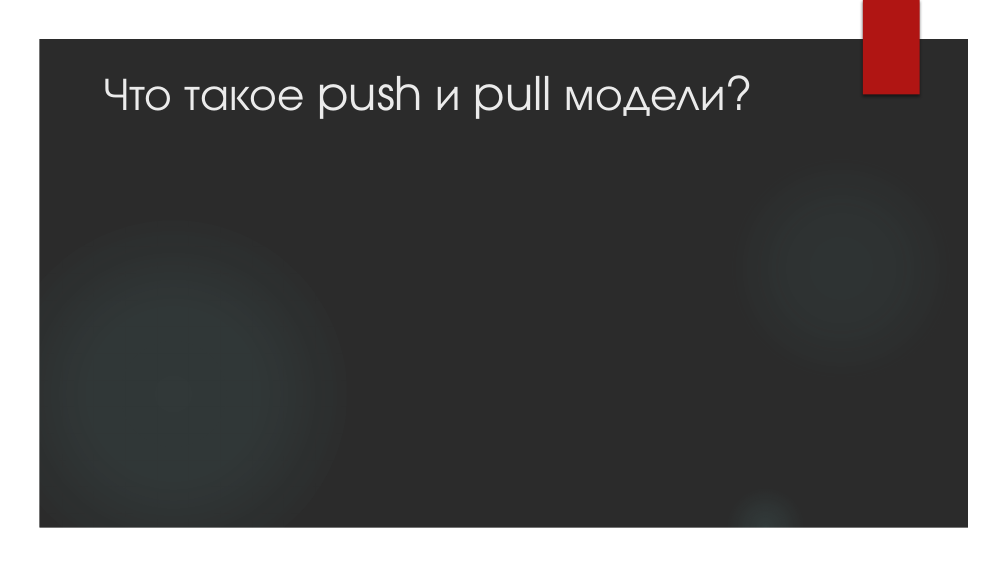
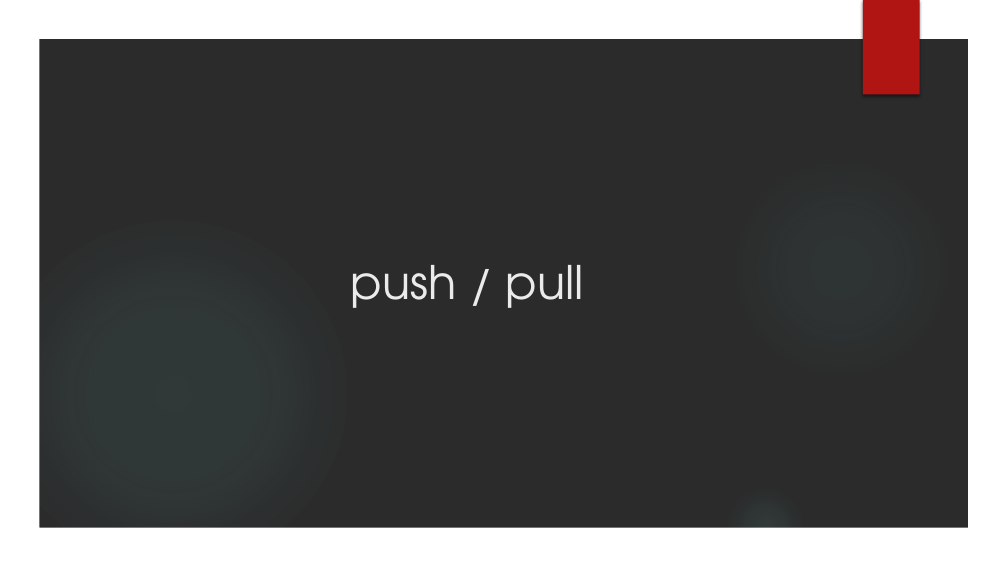
Before and after one commit to VladimirMakarevich/presentations, a slide deck: slide 13 of reactiveX/reactiveX.pptx (slide 12 before the commit). Drawn at 1008x567 pixels with LibreOffice and Linux fonts; fonts in the diff are those of the drawing; background and template pictures are left out; a plain dark background stands for a picture behind light text. Boxes give left, top, right and bottom in pixels: in the first picture for what was removed or moved away, otherwise in the second. Text is boxed around its words. In the diff, an @@ line names an element or a change of style, - is before the commit and + after.

```diff
--- a/reactiveX/reactiveX.pptx
+++ b/reactiveX/reactiveX.pptx
@@ title at [351,265,584,308]: text changed @@
-Что такое push и pull модели?
+push / pull
```
Also in this commit, not shown: 10 other slides changed, 38 slides added, 7 slides removed.
